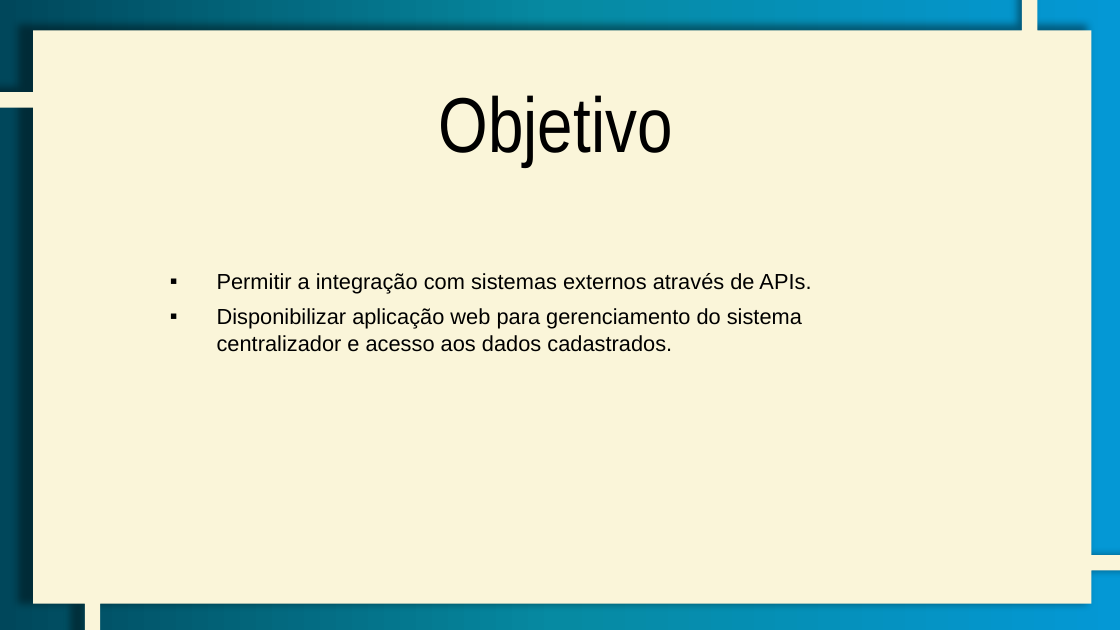
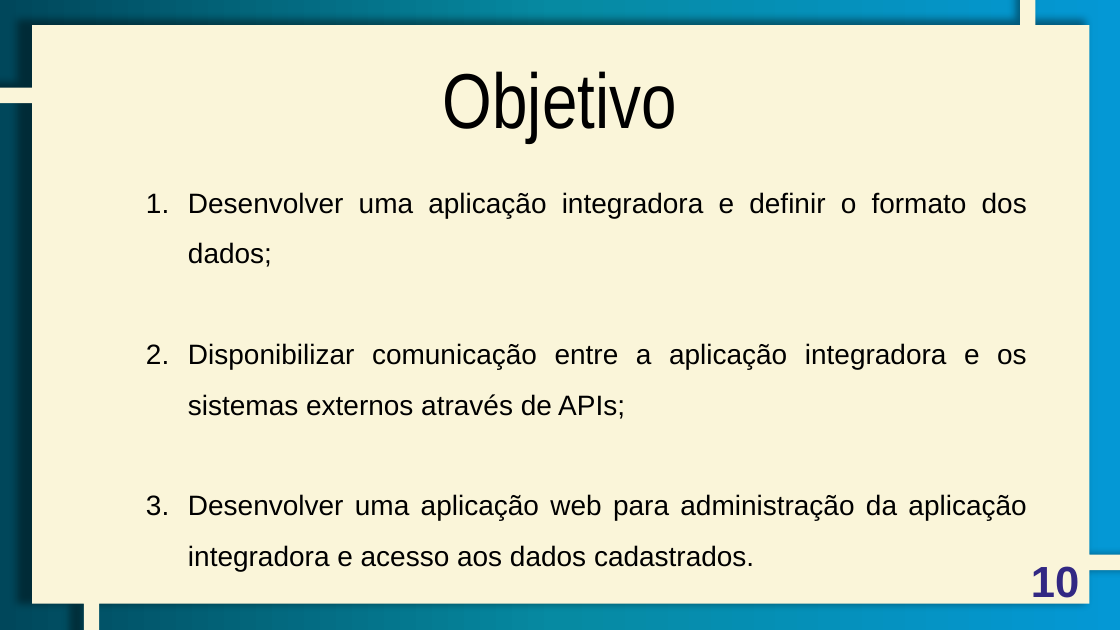
Before and after one commit to GC-Aguiar/tg-AplicacaoIntegradora, a slide deck: slide 10 of Documentação/Apresentação/Apresentação TGII - SIDBM.pptx. Drawn at 1120x630 pixels with LibreOffice and Linux fonts; fonts in the diff are those of the drawing. Boxes give left, top, right and bottom in pixels: in the first picture for what was removed or moved away, otherwise in the second. Text is boxed around its words. In the diff, an @@ line names an element or a change of style, - is before the commit and + after.

```diff
--- a/Documentação/Apresentação/Apresentação TGII - SIDBM.pptx
+++ b/Documentação/Apresentação/Apresentação TGII - SIDBM.pptx
@@ freeform shape at (0,0,1120,630): outline redrawn @@
@@ text "Objetivo": place and size @@
-text "Objetivo" at (439,95,673,167)
+text "Objetivo" at (443,71,677,143)
@@ text at (188,192,1027,571): text changed; size 14 to 18 pt @@
-▪ Permitir a integração com sistemas externos através de APIs.
-▪ Disponibilizar aplicação web para gerenciamento do sistema centralizador e acesso aos dados cadastrados.
+1. Desenvolver uma aplicação integradora e definir o formato dos dados;
+2. Disponibilizar comunicação entre a aplicação integradora e os sistemas externos através de APIs;
+3. Desenvolver uma aplicação web para administração da aplicação integradora e acesso aos dados cadastrados.
@@ page number added at (1031,566,1079,606), 28 pt, text #322883, bold @@
+10
```
Also in this commit, not shown: 17 other slides changed, 9 slides added, 44 slides removed, 59 other files.
